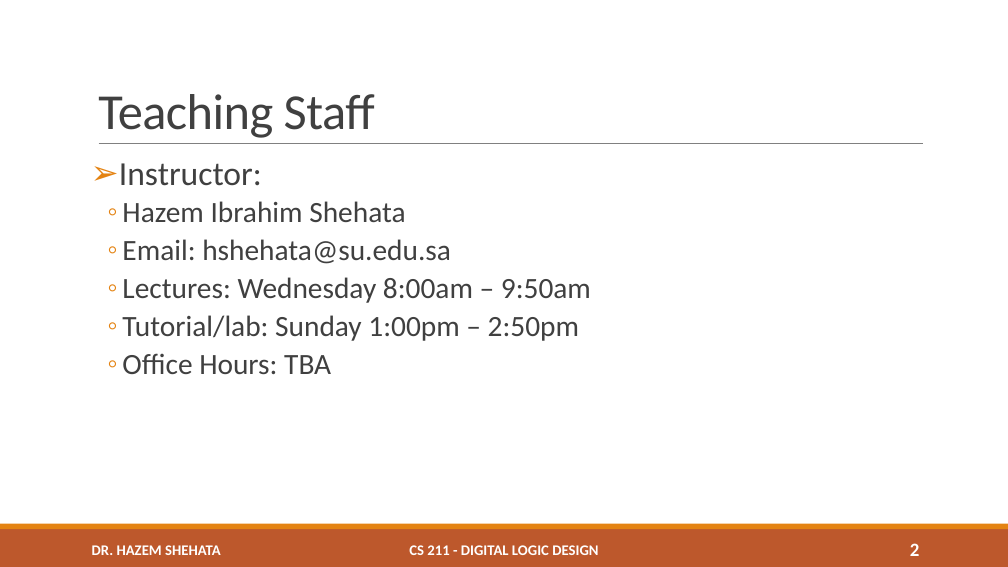
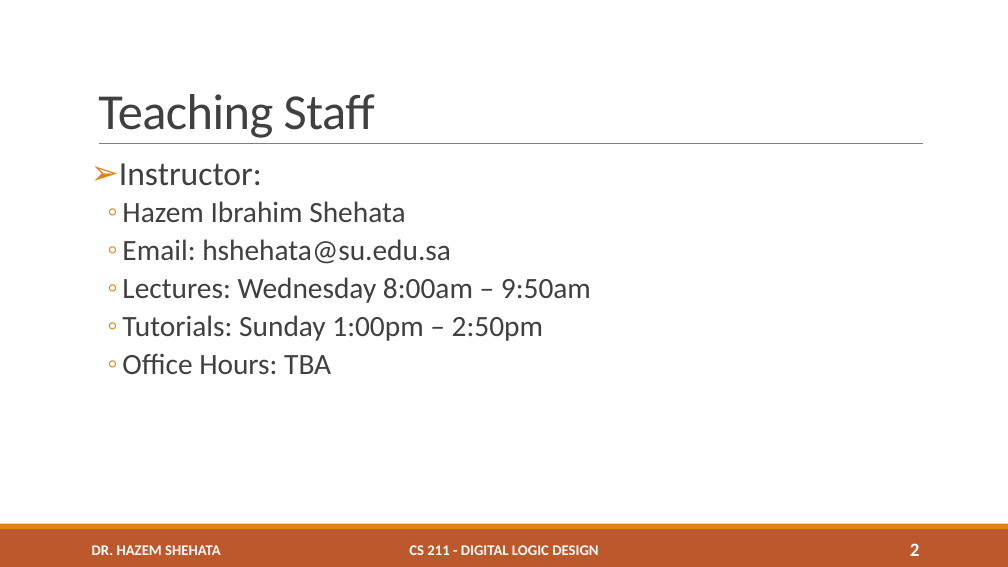
Before and after one commit to hshehata/hshehata.github.io, a slide deck: slide 2 of courses/su/cs211/files/lecture_01.pptx. Drawn at 1008x567 pixels with LibreOffice and Linux fonts; fonts in the diff are those of the drawing; background and template pictures are left out. Boxes give left, top, right and bottom in pixels: in the first picture for what was removed or moved away, otherwise in the second. Text is boxed around its words. In the diff, an @@ line names an element or a change of style, - is before the commit and + after.

```diff
--- a/courses/su/cs211/files/lecture_01.pptx
+++ b/courses/su/cs211/files/lecture_01.pptx
@@ text at bbox=[122, 315, 543, 341]: text changed @@
-  ◦ Tutorial/lab: Sunday 1:00pm – 2:50pm
+  ◦ Tutorials: Sunday 1:00pm – 2:50pm
```
Also in this commit, not shown: 1 other file.
